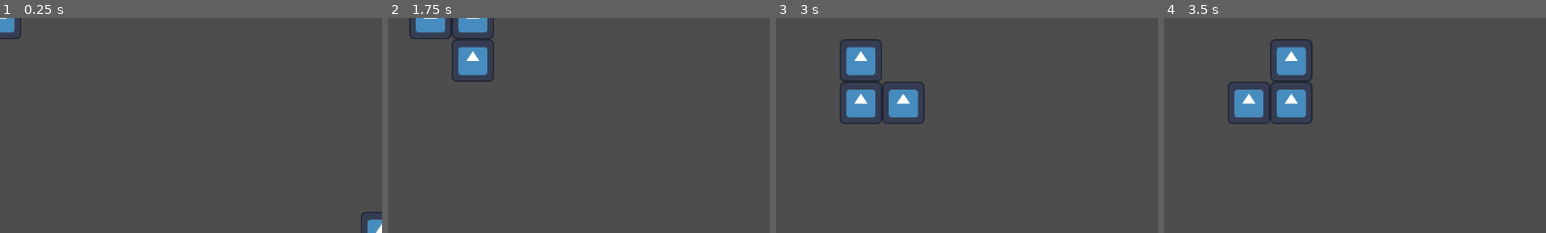
Above: before the commit, frames 1-4 (left to right).
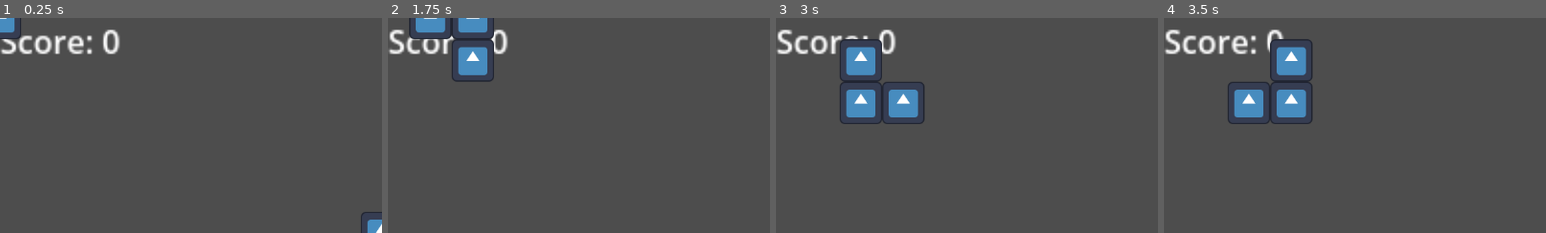
Above: after the commit, the same moments.

Repository: coyotecentral/vgd-fall-2024
Game: Godot game, scene res://node_2d.tscn
Same seed, same stepped clock (60 frames per second), same inputs: the game is played once before the commit and once after it. The engine's default icon, where the game draws it, is replaced by a stand-in: a white triangle on a blue panel in a dark square.
Inputs:
- Up to frame 1 (0.25 s): no input
- Up to frame 2 (1.75 s): tap Enter at 0.5 s; hold D (right) 0.53-1.28 s; hold S (down) from 1.28 s (still down)
- Up to frame 3 (3 s): tap Space at 2 s; release S (down) at 2.03 s; hold D (right) 2.03-2.78 s; hold W (up) from 2.78 s (still down)
- Up to frame 4 (3.5 s): keep holding W (up)
The pictures show only the part of the screen within x 0-50%, y 0-50%; the shares and areas given below are measured in that part.

The runs differ from the first frame. In frame 1, 1.6% of the frame differs, in the area x 0-32%, y 5-17%; in frame 2, 1.2%; in frame 3, 1.4%; in frame 4, 1.6%.

Commit message:
Checkpoint

Diff:
--- a/node_2d.gd
+++ b/node_2d.gd
@@ -5,6 +5,7 @@
 
 var sprite = preload("res://segment.tscn")
 var snake = []
+var score = 0
 
 
 # Called when the node enters the scene tree for the first time.
@@ -33,6 +34,8 @@
 		snake.pop_back().queue_free()
 	else:
 		move_apple()
+		score = score + 1
+		$Label.text = "Score %d" % score
 
 # This function is going to create a new
 # snake segment and add it to the world. We're
--- a/node_2d.tscn
+++ b/node_2d.tscn
@@ -17,3 +17,9 @@
 position = Vector2(640, 192)
 scale = Vector2(0.25, 0.25)
 texture = ExtResource("1_cauy3")
+
+[node name="Label" type="Label" parent="."]
+offset_right = 40.0
+offset_bottom = 23.0
+scale = Vector2(3, 3)
+text = "Score: 0"
